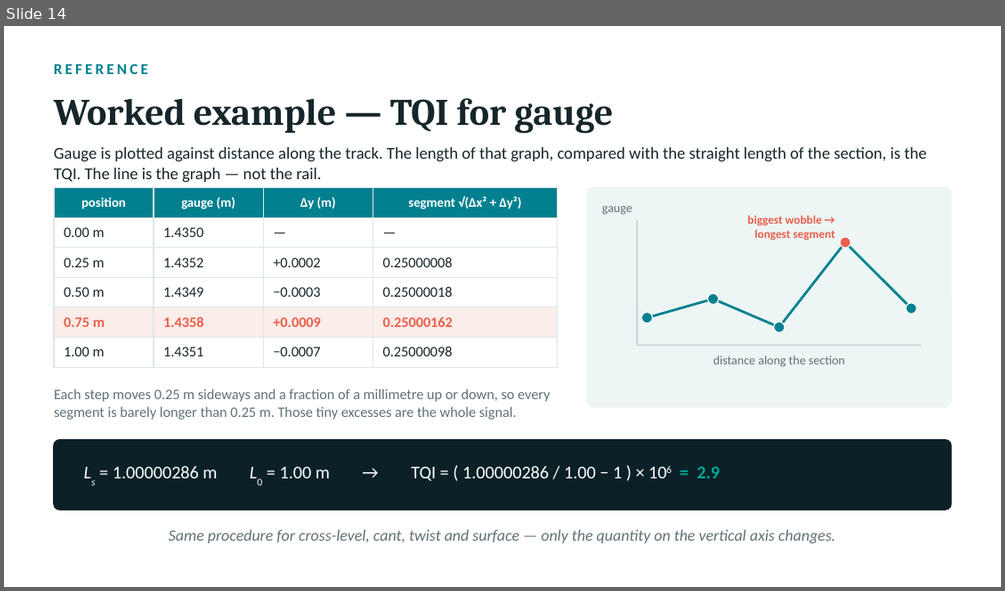
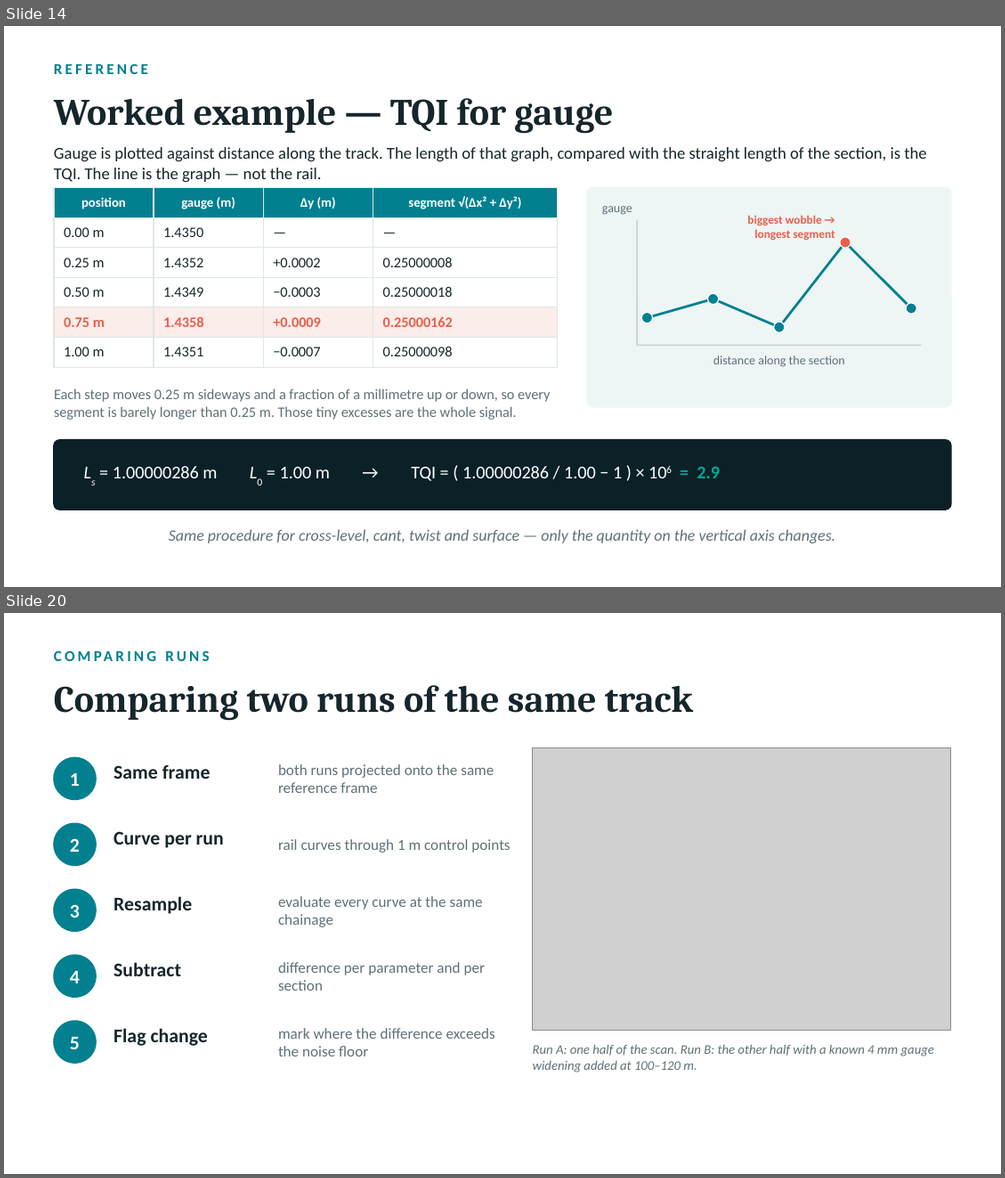
Before and after one commit to viktormm/D7016B-IAI-eMaintenance-Part-2, a slide deck: D7016B_Demo1_Viktor_Lindberg.pptx. Shown one above the other, each under a label of ours: slide 14 before the commit, slides 14 and 20 after it; the slides between them are not shown. The pictures are 1005x591 and 1005x1178 pixels, drawn with LibreOffice and Linux fonts; fonts in the diff are those of the drawing; grey boxes stand for pictures. Boxes give left, top, right and bottom in pixels: in the first picture for what was removed or moved away, otherwise in the second. Text is boxed around its words. In the diff, an @@ line names an element or a change of style, - is before the commit and + after.

Commit message:
change of project

```diff
--- a/D7016B_Demo1_Viktor_Lindberg.pptx
+++ b/D7016B_Demo1_Viktor_Lindberg.pptx
@@ slide 20 added at (4, 613, 1001, 1174), background #FFFFFF @@
@@ text added at (54, 686, 396, 721), 11 pt, text #028090, bold @@
+COMPARING RUNS
@@ text added at (247, 685, 693, 713), 27 pt, text #16262B, bold @@
+Comparing two runs of the same track
@@ ellipse added at (54, 757, 96, 799), fill #028090, outline #028090 1 pt @@
@@ text added at (113, 765, 210, 779), 14 pt, text #16262B, bold @@
+Same frame
@@ text added at (278, 764, 494, 793), 11 pt, text #5F7178 @@
+both runs projected onto the same reference frame
@@ picture added at (533, 747, 951, 1030) @@
@@ text added at (70, 773, 80, 786), 14 pt, text #FFFFFF, bold @@
+1
@@ ellipse added at (54, 823, 96, 865), fill #028090, outline #028090 1 pt @@
@@ text added at (70, 838, 80, 852), 14 pt, text #FFFFFF, bold @@
+2
@@ text added at (113, 831, 224, 848), 14 pt, text #16262B, bold @@
+Curve per run
@@ text added at (278, 839, 510, 852), 11 pt, text #5F7178 @@
+rail curves through 1 m control points
@@ ellipse added at (54, 889, 96, 931), fill #028090, outline #028090 1 pt @@
@@ text added at (70, 904, 80, 917), 14 pt, text #FFFFFF, bold @@
+3
@@ text added at (113, 896, 192, 914), 14 pt, text #16262B, bold @@
+Resample
@@ text added at (278, 896, 483, 927), 11 pt, text #5F7178 @@
+evaluate every curve at the same chainage
@@ ellipse added at (54, 955, 96, 997), fill #028090, outline #028090 1 pt @@
@@ text added at (70, 971, 80, 983), 14 pt, text #FFFFFF, bold @@
+4
@@ text added at (113, 962, 181, 976), 14 pt, text #16262B, bold @@
+Subtract
@@ text added at (278, 962, 485, 990), 11 pt, text #5F7178 @@
+difference per parameter and per section
@@ ellipse added at (54, 1021, 96, 1062), fill #028090, outline #028090 1 pt @@
@@ text added at (70, 1037, 80, 1049), 14 pt, text #FFFFFF, bold @@
+5
@@ text added at (113, 1028, 208, 1046), 14 pt, text #16262B, bold @@
+Flag change
@@ text added at (278, 1028, 495, 1056), 11 pt, text #5F7178 @@
+mark where the difference exceeds the noise floor
@@ text added at (533, 1044, 934, 1072), 9.5 pt, text #5F7178, italic @@
+Run A: one half of the scan. Run B: the other half with a known 4 mm gauge widening added at 100–120 m.
```
Also in this commit, not shown: 9 other slides added, 26 other files.
